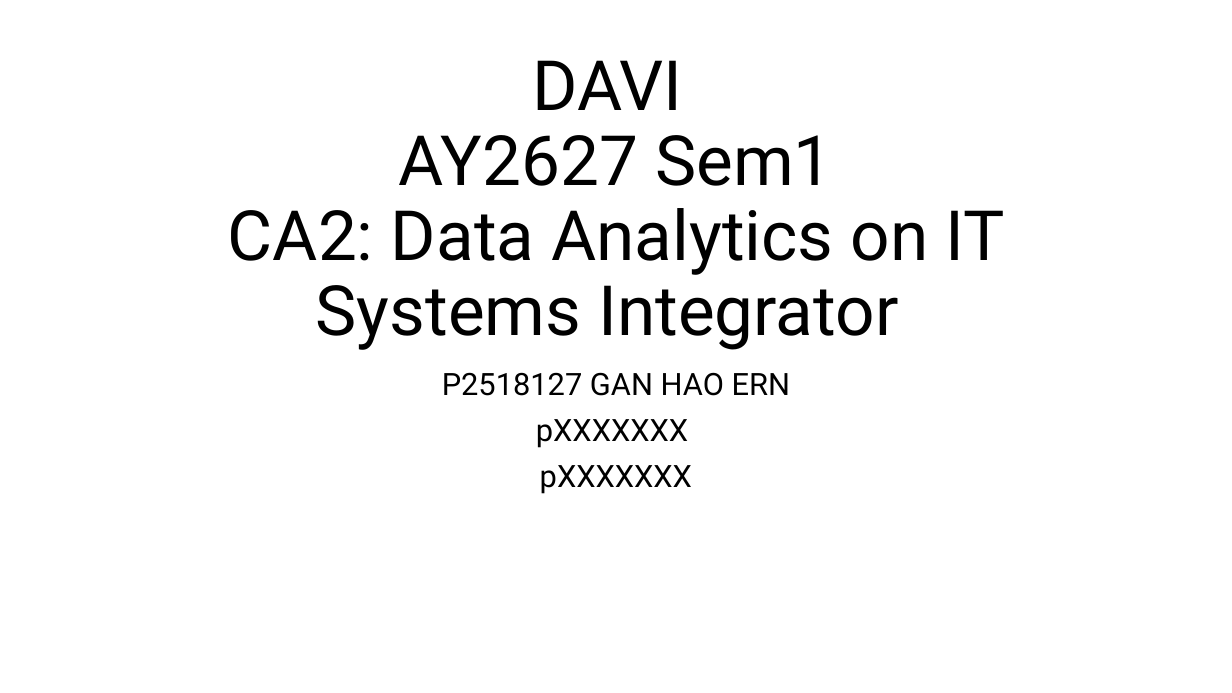
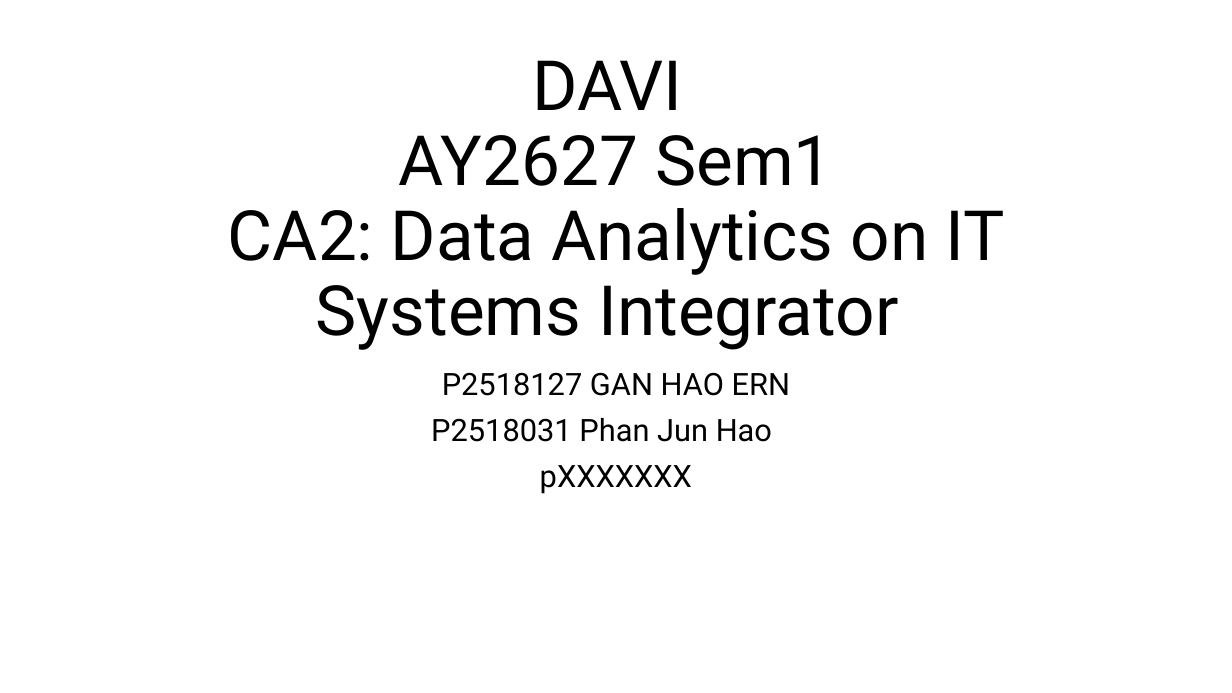
Before and after one commit to noodlebatteries124/DAVI-CA2, a slide deck: slide 1 of DAVICA2.pptx. Drawn at 1232x693 pixels with LibreOffice and Linux fonts; fonts in the diff are those of the drawing. Boxes give left, top, right and bottom in pixels: in the first picture for what was removed or moved away, otherwise in the second. Text is boxed around its words. In the diff, an @@ line names an element or a change of style, - is before the commit and + after.

```diff
--- a/DAVICA2.pptx
+++ b/DAVICA2.pptx
@@ subtitle at [431, 418, 772, 442]: paragraph added @@
+P2518031 Phan Jun Hao
```
Also in this commit, not shown: 2 other slides changed, 2 other files.
